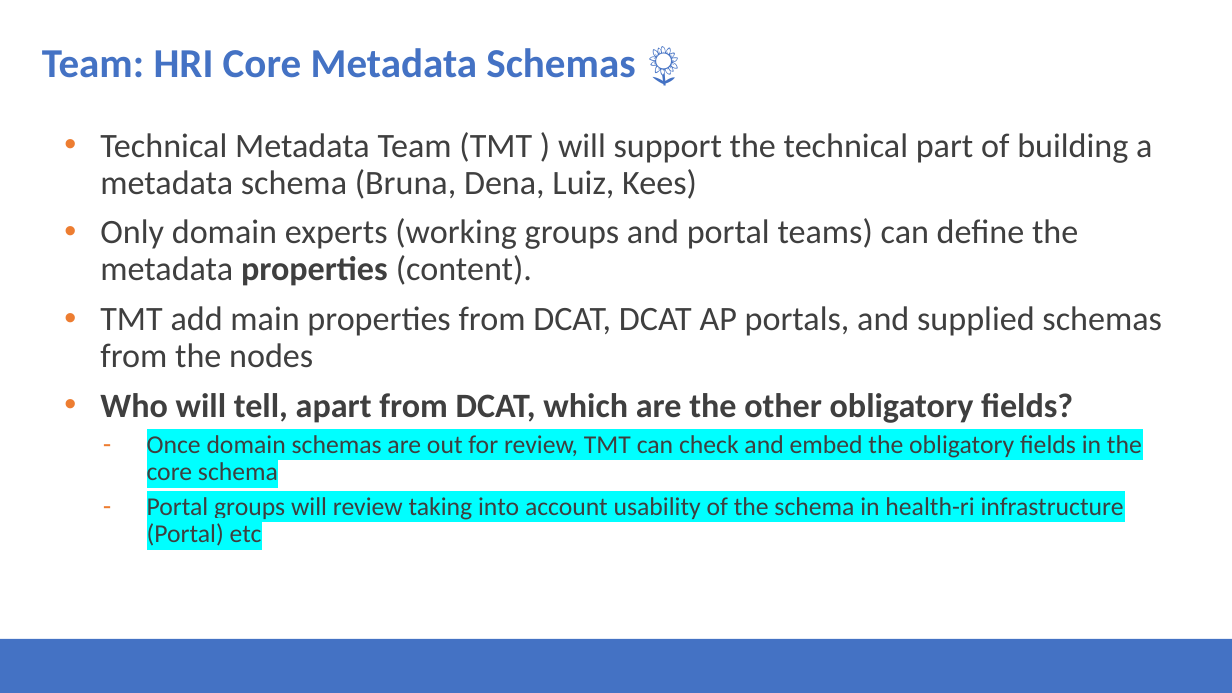
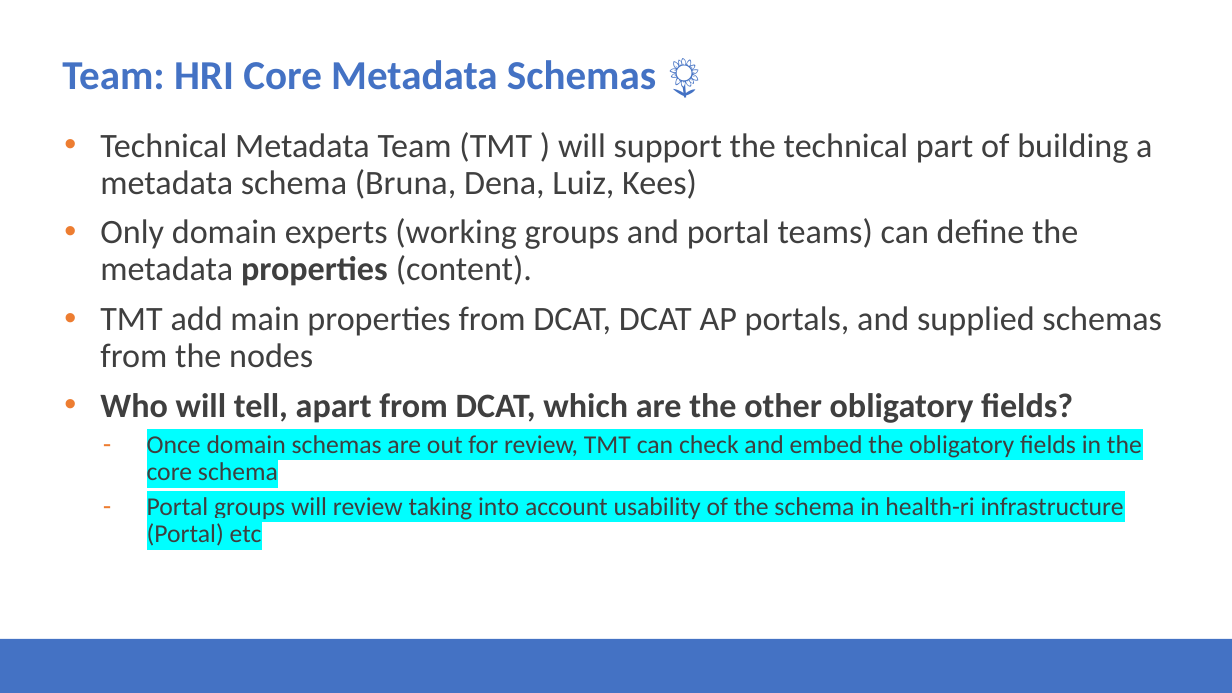
Before and after one commit to Health-RI/health-ri-metadata, a slide deck: slide 25 of Presentations/31082023HRI_Metadata_Schema_ImagingGroup_KickOff.pptx (slide 23 before the commit). Drawn at 1232x693 pixels with LibreOffice and Linux fonts; fonts in the diff are those of the drawing; background and template pictures are left out. Boxes give left, top, right and bottom in pixels: in the first picture for what was removed or moved away, otherwise in the second. Text is boxed around its words. In the diff, an @@ line names an element or a change of style, - is before the commit and + after.

```diff
--- a/Presentations/31082023HRI_Metadata_Schema_ImagingGroup_KickOff.pptx
+++ b/Presentations/31082023HRI_Metadata_Schema_ImagingGroup_KickOff.pptx
@@ title "Team: HRI Core Metadata Schemas ..." moved from (x1=42, y1=48, x2=635, y2=78) to (x1=62, y1=60, x2=656, y2=90) @@
```
Also in this commit, not shown: 2 other slides changed, 1 slide added, 1 slide removed.
